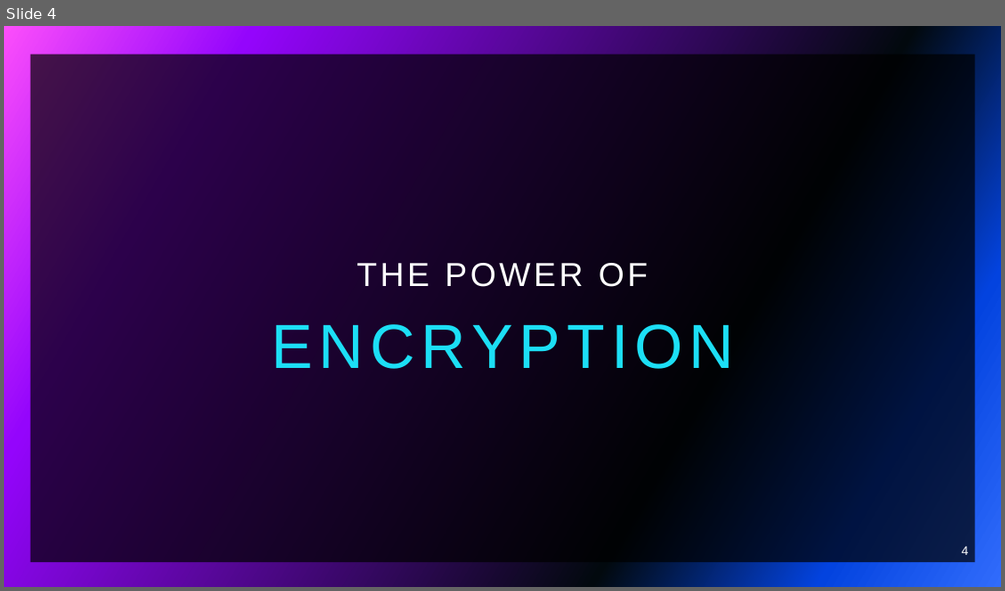
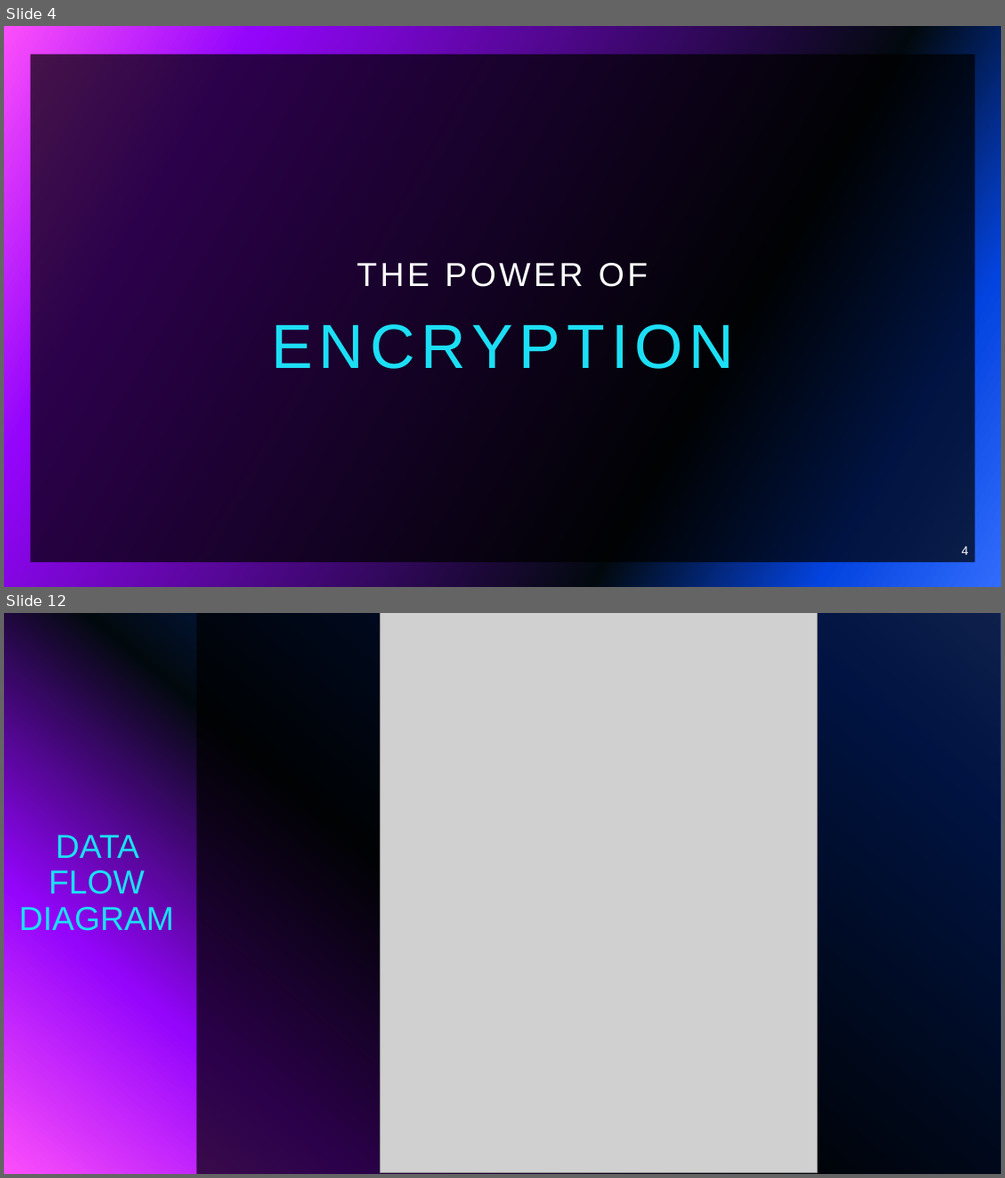
Before and after one commit to brodante/KeyGuardian, a slide deck: papers/PPT/KeyGuardian.pptx. Shown one above the other, each under a label of ours: slide 4 before the commit, slides 4 and 12 after it; the slides between them are not shown. The pictures are 1005x591 and 1005x1178 pixels, drawn with LibreOffice and Linux fonts; fonts in the diff are those of the drawing; grey boxes stand for pictures; background and template pictures are left out. Boxes give left, top, right and bottom in pixels: in the first picture for what was removed or moved away, otherwise in the second. Text is boxed around its words. In the diff, an @@ line names an element or a change of style, - is before the commit and + after.

```diff
--- a/papers/PPT/KeyGuardian.pptx
+++ b/papers/PPT/KeyGuardian.pptx
@@ slide 12 added at (x1=4, y1=613, x2=1001, y2=1174), background gradient #316CFC to #0343DF to #02090E to #9405FC to #FC4EFB @@
@@ rectangle added at (x1=197, y1=613, x2=1001, y2=1174), fill #000000 at 70% opacity @@
@@ picture added at (x1=380, y1=613, x2=817, y2=1172) @@
@@ title added at (x1=19, y1=832, x2=174, y2=936), 32 pt, text #1CDFF5 @@
+DATA FLOW DIAGRAM
```
Also in this commit, not shown: 5 slides changed, 7 other slides added, 8 slides removed, 34 other files.
